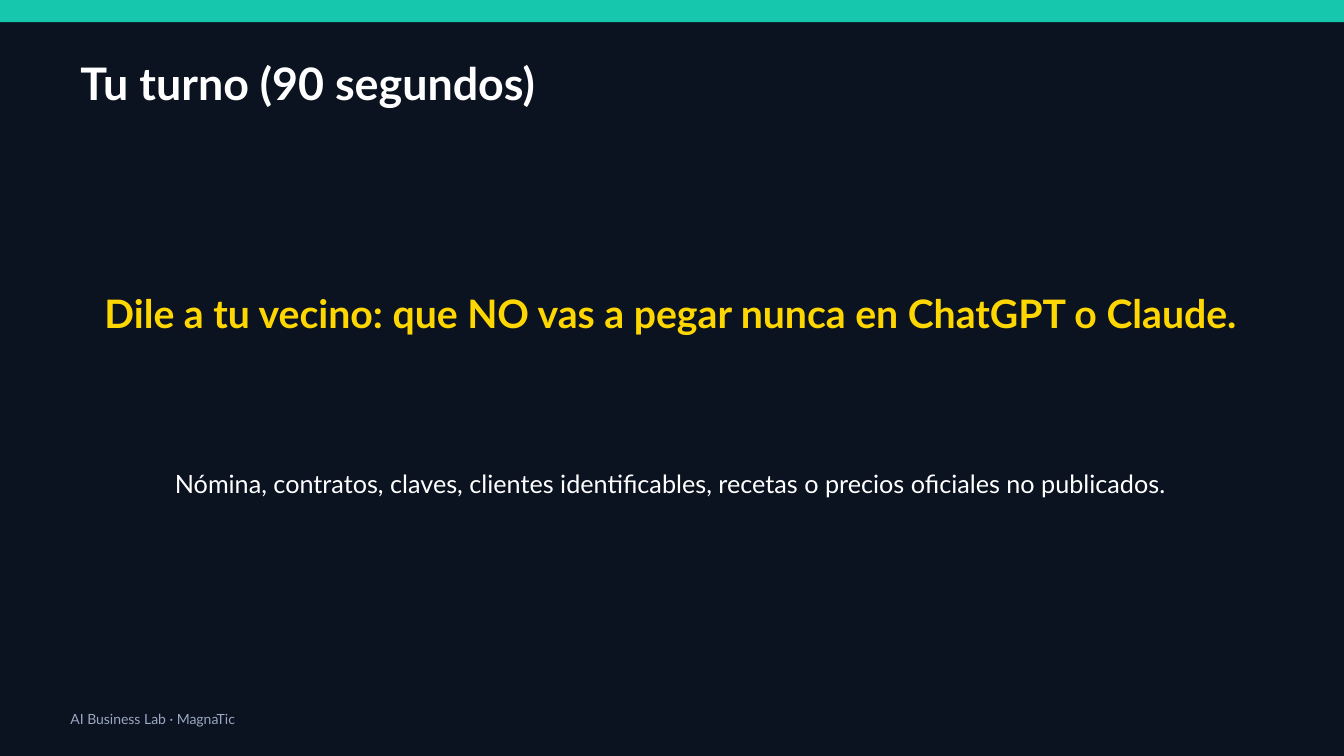
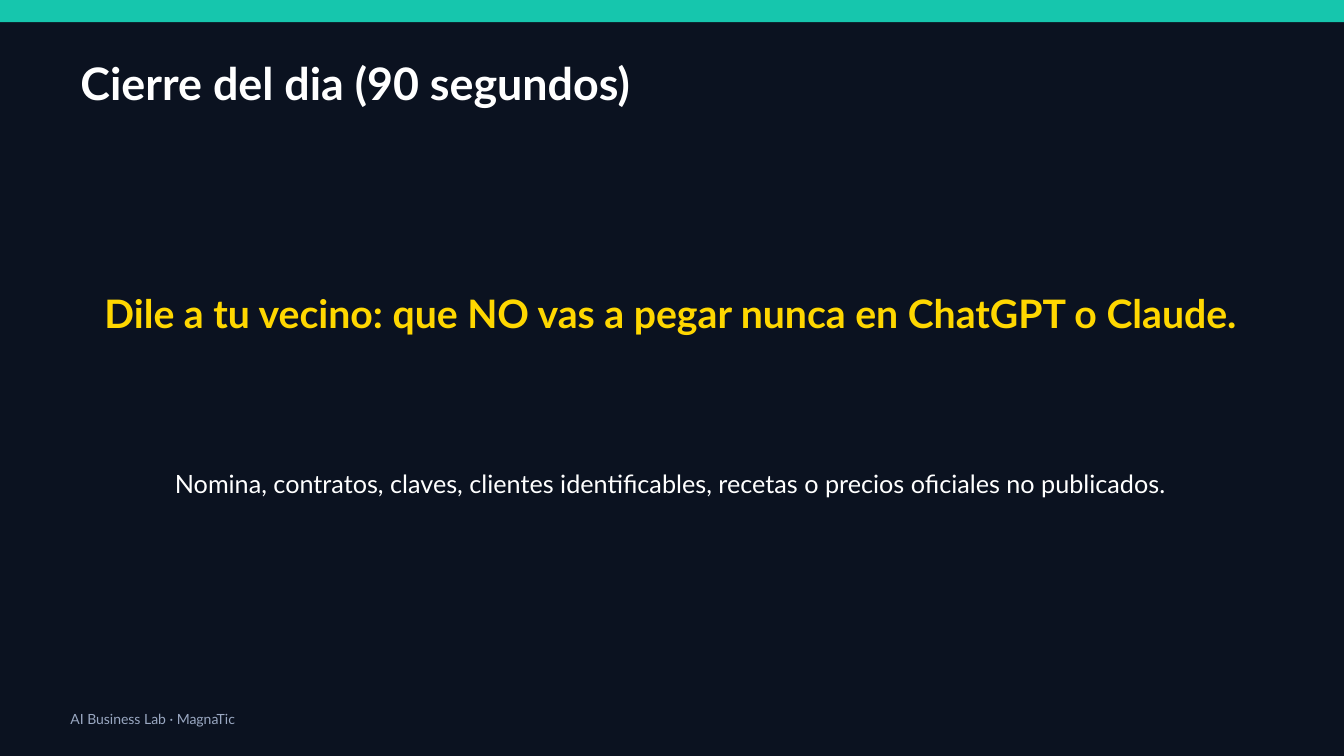
Before and after one commit to xander0408/CURSOS, a slide deck: slide 59 of AI-Business-Lab-Presentacion.pptx (slide 46 before the commit). Drawn at 1344x756 pixels with LibreOffice and Linux fonts; fonts in the diff are those of the drawing. Boxes give left, top, right and bottom in pixels: in the first picture for what was removed or moved away, otherwise in the second. Text is boxed around its words. In the diff, an @@ line names an element or a change of style, - is before the commit and + after.

```diff
--- a/AI-Business-Lab-Presentacion.pptx
+++ b/AI-Business-Lab-Presentacion.pptx
@@ text at (80, 65, 630, 108): text changed @@
-Tu turno (90 segundos)
+Cierre del dia (90 segundos)
@@ text at (175, 474, 1165, 498): text changed @@
-Nómina, contratos, claves, clientes identificables, recetas o precios oficiales no publicados.
+Nomina, contratos, claves, clientes identificables, recetas o precios oficiales no publicados.
```
Also in this commit, not shown: 2 other slides changed, 14 slides added, 13 other files.
